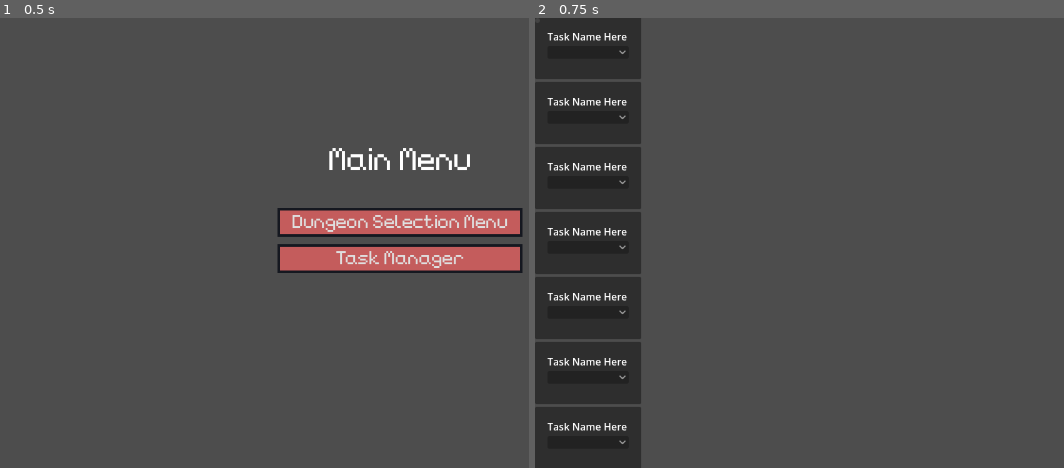
Above: before the commit, frames 1-2 (left to right).
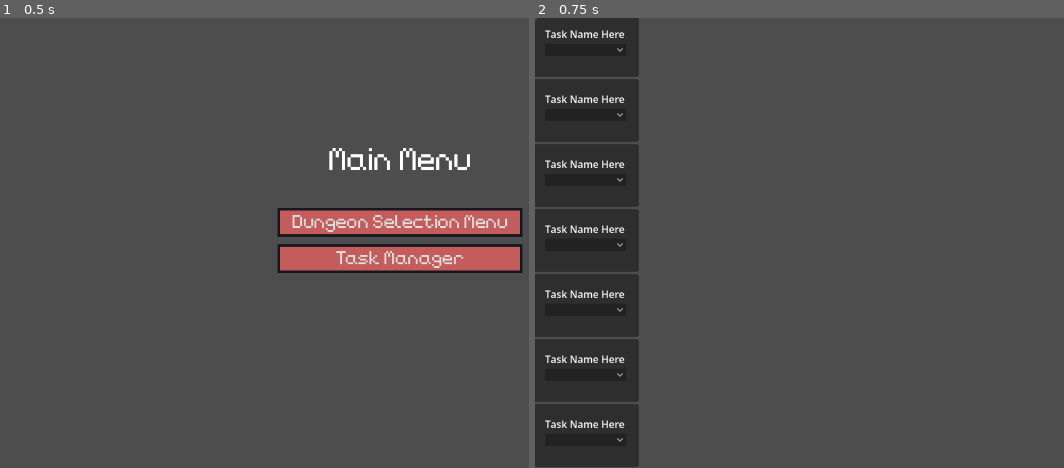
Above: after the commit, the same moments.

Repository: TheHumanMRP/RPG-Life-Tracker
Game: Godot game, scene res://Folders/Systems/Main/Scenes/main_scene.tscn
Two runs of this game, one before a commit and one after it. Both use one fixed random seed, a clock stepped at 60 frames per second and the inputs below. The engine's default icon, where the game draws it, is replaced by a stand-in: a white triangle on a blue panel in a dark square.
Inputs:
- Up to frame 1 (0.5 s): no input
- Up to frame 2 (0.75 s): click "Task Manager" at 0.5 s

Frame 1 is identical in both runs. In frame 2, 3.0% of the frame differs, in the area x 0-21%, y 0-100%.

Commit message:
Auto commit at 2026-09-21 20:49:25

Diff:
--- a/Folders/Systems/Task-Manager/Scenes/task_manager_ui.tscn
+++ b/Folders/Systems/Task-Manager/Scenes/task_manager_ui.tscn
@@ -12,10 +12,13 @@
 grow_vertical = 2
 script = ExtResource("1_tv5vg")
 
-[node name="VScrollBar" type="VScrollBar" parent="." unique_id=1683739116]
-layout_mode = 0
-offset_right = 8.0
-offset_bottom = 8.0
+[node name="VScrollBar" type="HScrollBar" parent="." unique_id=58179802]
+layout_mode = 1
+anchors_preset = 15
+anchor_right = 1.0
+anchor_bottom = 1.0
+grow_horizontal = 2
+grow_vertical = 2
 
 [node name="VBoxContainer" type="VBoxContainer" parent="VScrollBar" unique_id=2138300449]
 layout_mode = 1
@@ -27,7 +30,6 @@
 offset_bottom = 818.0
 grow_horizontal = 2
 grow_vertical = 2
-alignment = 1
 
 [node name="Task_Entry_Scene" parent="VScrollBar/VBoxContainer" unique_id=465403137 instance=ExtResource("2_tv5vg")]
 layout_mode = 2
